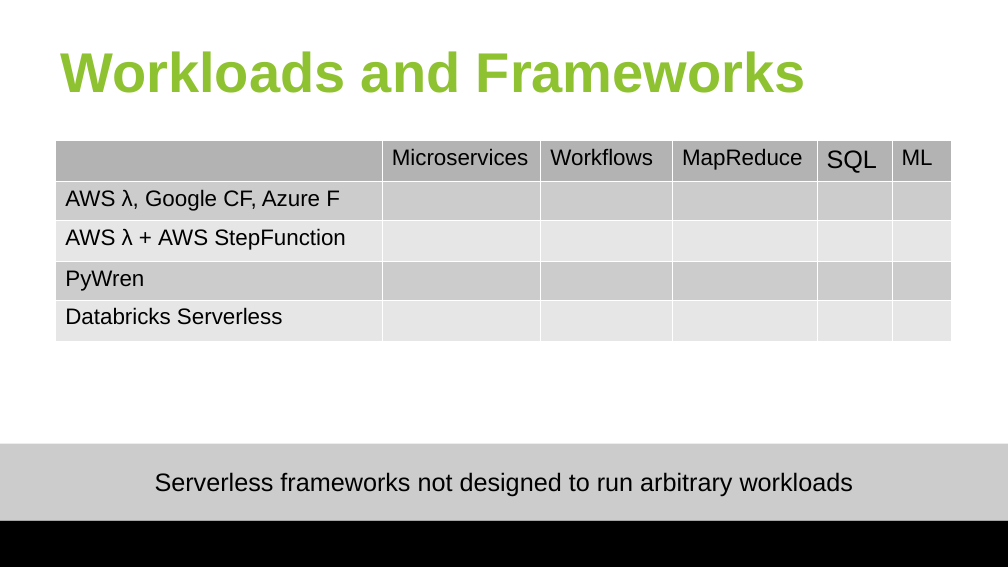
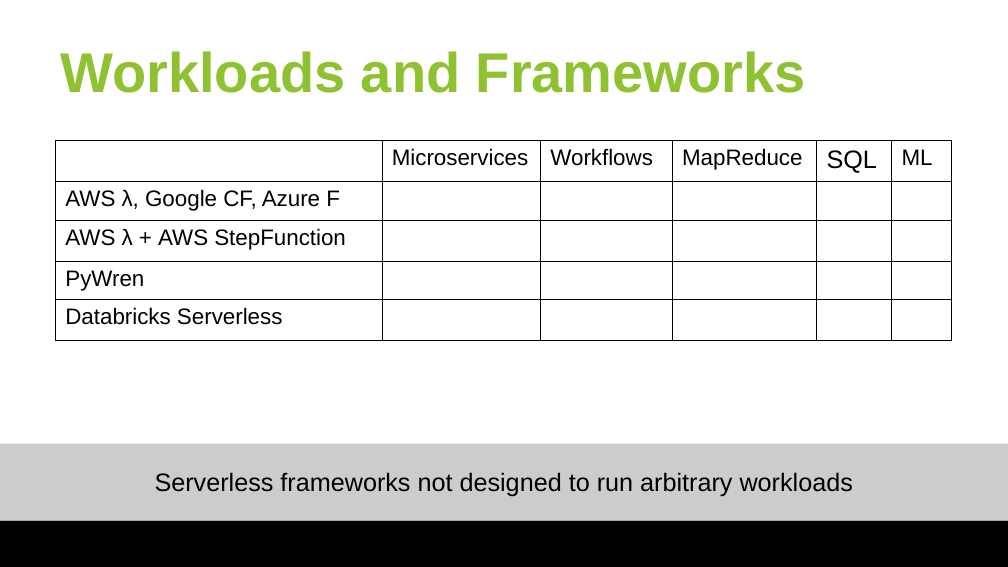
Before and after one commit to huangyibo/spark-summit-18, a slide deck: slide 12 of slides/spark-summit-18.odp. Drawn at 1008x567 pixels with LibreOffice and Linux fonts; fonts in the diff are those of the drawing; background and template pictures are left out. Boxes give left, top, right and bottom in pixels: in the first picture for what was removed or moved away, otherwise in the second. Text is boxed around its words. In the diff, an @@ line names an element or a change of style, - is before the commit and + after.

Commit message:
slides

```diff
--- a/slides/spark-summit-18.odp
+++ b/slides/spark-summit-18.odp
@@ table at [55,140,951,341] @@
@@ fill #B3B3B3 to none in 5 cells @@
@@ fill #CCCCCC to none in 2 cells @@
@@ fill #E6E6E6 to none in 2 cells @@
@@ borders changed @@
```
Also in this commit, not shown: 1 slide added, 1 other file.
